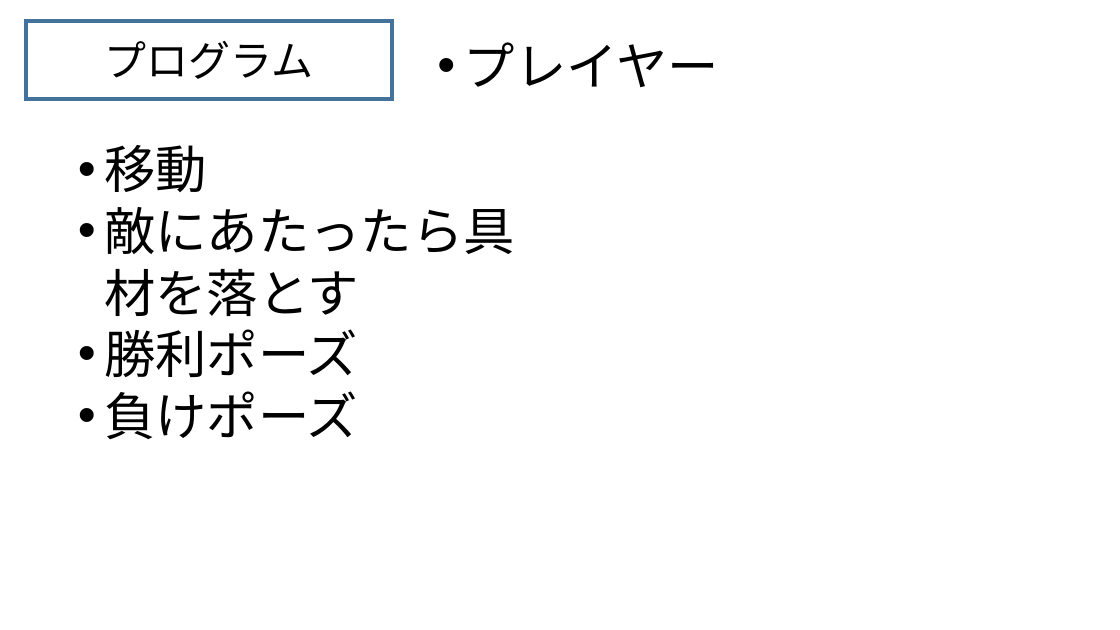
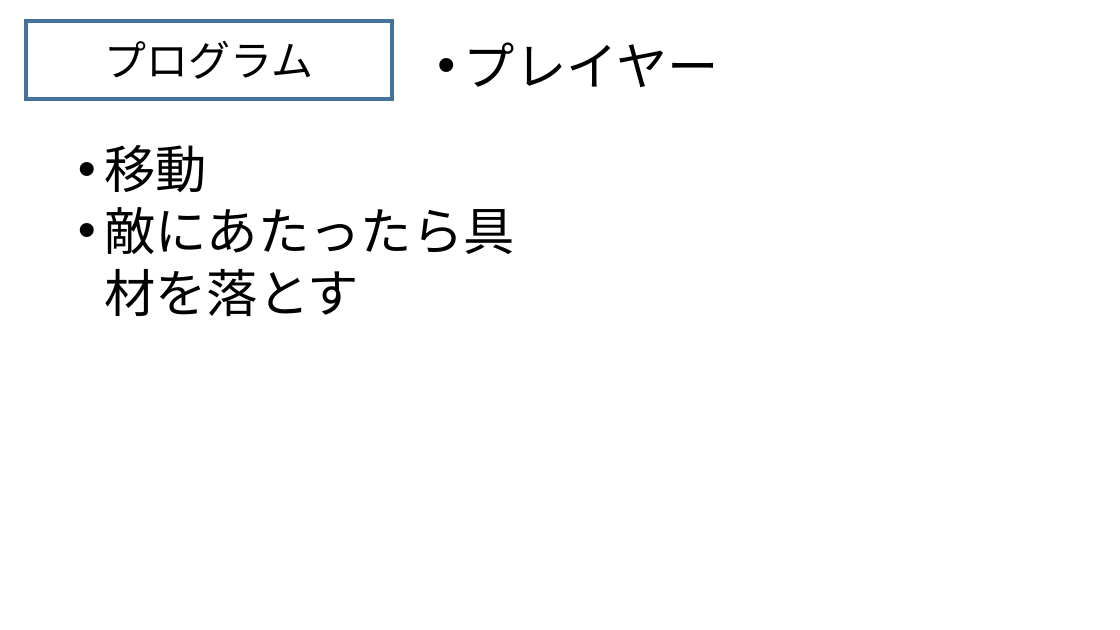
Before and after one commit to HatoriTaichi/mini_game, a slide deck: slide 23 of 仕様書/仕様書.pptx (slide 24 before the commit). Drawn at 1120x630 pixels with LibreOffice and Linux fonts; fonts in the diff are those of the drawing. Boxes give left, top, right and bottom in pixels: in the first picture for what was removed or moved away, otherwise in the second. Text is boxed around its words. In the diff, an @@ line names an element or a change of style, - is before the commit and + after.

```diff
--- a/仕様書/仕様書.pptx
+++ b/仕様書/仕様書.pptx
@@ text at (x1=104, y1=329, x2=358, y2=439): paragraphs removed @@
-• 勝利ポーズ
-• 負けポーズ
```
Also in this commit, not shown: 7 other slides changed, 6 slides added, 1 slide removed, 1 other file.
